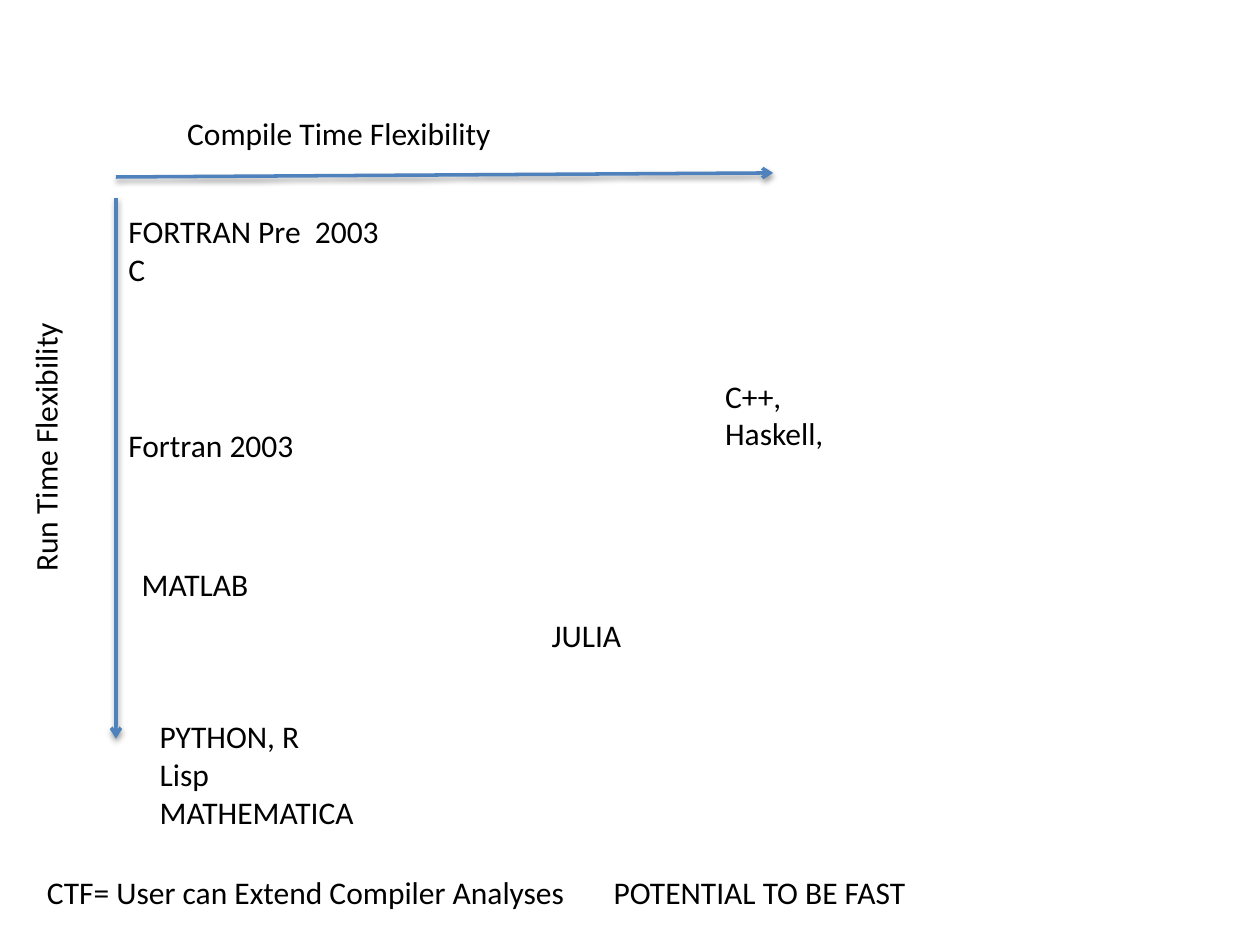
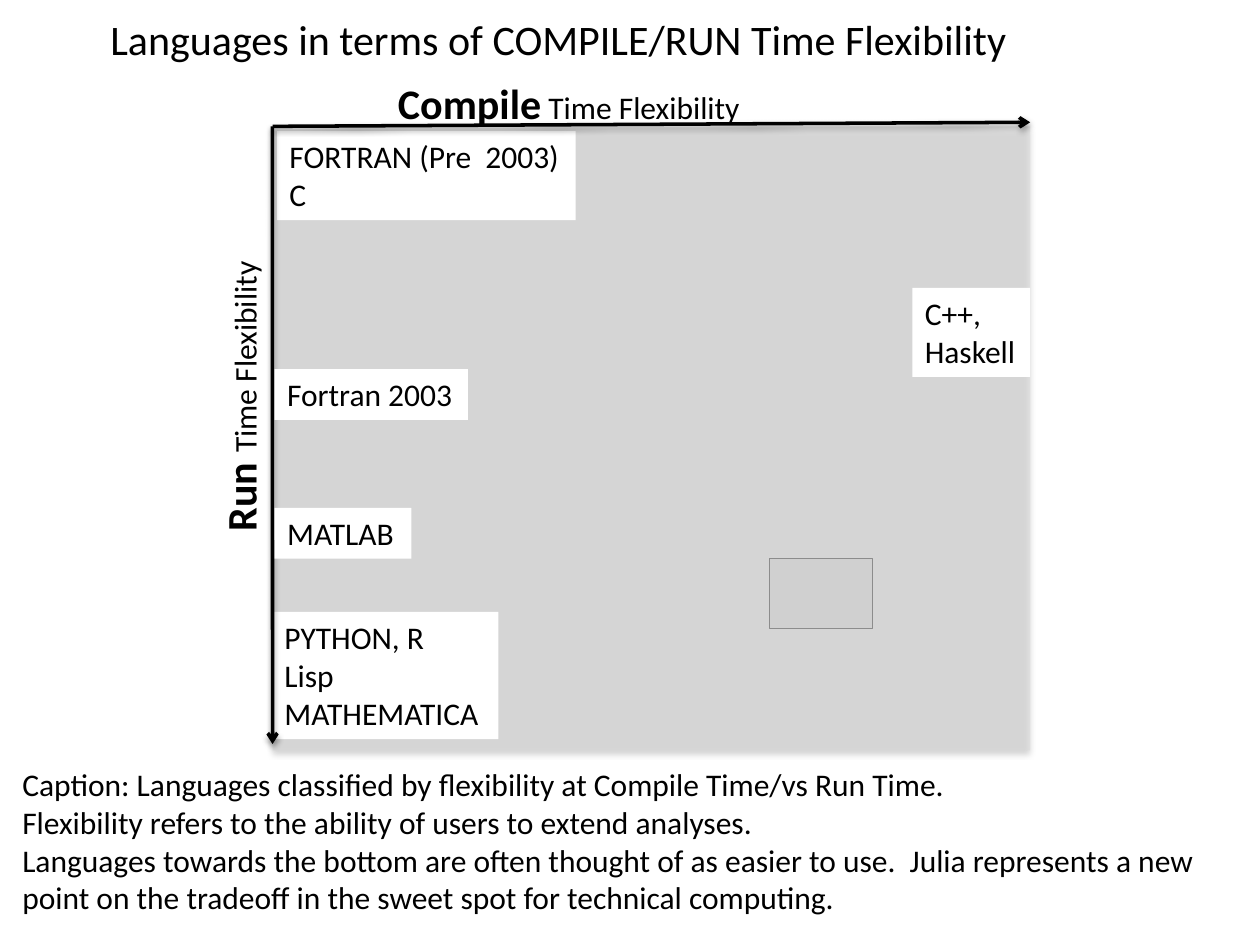
Before and after one commit to jiahao/julia-paper-arrays, a slide deck: slide 2 of array paper.pptx. Drawn at 1260x945 pixels with LibreOffice and Linux fonts; fonts in the diff are those of the drawing; grey boxes stand for pictures. Boxes give left, top, right and bottom in pixels: in the first picture for what was removed or moved away, otherwise in the second. Text is boxed around its words. In the diff, an @@ line names an element or a change of style, - is before the commit and + after.

Commit message:
Prettied up figures

```diff
--- a/array paper.pptx
+++ b/array paper.pptx
@@ text added at <box>110,25,1006,63</box>, 24 pt, text #000000 @@
+Languages in terms of COMPILE/RUN Time Flexibility
@@ text "Compile Time Flexibility": place and size @@
-text "Compile Time Flexibility" at <box>187,123,491,150</box>
+text "Compile Time Flexibility" at <box>398,89,740,129</box>
@@ text "Compile Time Flexibility" at <box>398,89,740,129</box>: size 18 to 24 pt, bold on in "Compile" @@
@@ arrow moved from (116, 198) - (116, 738) to (272, 126) - (272, 745) @@
@@ arrow (272, 126) - (272, 745): stroke #4F81BD 2 pt to #000000 2 pt @@
@@ arrow moved from (116, 178) - (774, 173) to (272, 126) - (1031, 122) @@
@@ arrow (272, 126) - (1031, 122): stroke #4F81BD 2 pt to #000000 2 pt @@
@@ rectangle added at <box>272,126,1029,750</box>, fill #D9D9D9 at 49% opacity @@
@@ rectangle "FORTRAN (Pre 2003)": place and size @@
-rectangle "FORTRAN (Pre 2003)" at <box>128,222,379,282</box>
+rectangle "FORTRAN (Pre 2003)" at <box>277,131,576,220</box>
@@ text in rectangle at <box>289,145,558,172</box>: text changed @@
-FORTRAN Pre 2003
+FORTRAN (Pre 2003)
@@ text "Run Time Flexibility": place and size @@
-text "Run Time Flexibility" at <box>28,335,66,569</box>
+text "Run Time Flexibility" at <box>217,274,268,529</box>
@@ text "Run Time Flexibility" at <box>217,274,268,529</box>: size 18 to 24 pt, bold on in "Run" @@
@@ fill none to #FFFFFF in 5 elements at <box>275,508,412,558</box>, <box>275,369,467,420</box>, <box>272,612,499,740</box>, <box>277,131,576,220</box>, <box>912,289,1031,378</box> @@
@@ rectangle "C++,": place and size @@
-rectangle "C++," at <box>725,387,823,449</box>
+rectangle "C++," at <box>912,289,1031,378</box>
@@ text in rectangle at <box>925,341,1015,364</box>: text changed @@
-Haskell,
+Haskell
@@ rectangle "Fortran 2003": place and size @@
-rectangle "Fortran 2003" at <box>128,436,294,458</box>
+rectangle "Fortran 2003" at <box>275,369,467,420</box>
@@ rectangle "MATLAB": place and size @@
-rectangle "MATLAB" at <box>142,575,249,596</box>
+rectangle "MATLAB" at <box>275,508,412,558</box>
@@ picture added at <box>770,559,873,630</box> @@
@@ rectangle "PYTHON, R": place and size @@
-rectangle "PYTHON, R" at <box>160,727,354,825</box>
+rectangle "PYTHON, R" at <box>272,612,499,740</box>
@@ text removed at <box>552,626,622,648</box> @@
-JULIA
@@ text at <box>22,774,1193,915</box>: text changed @@
-CTF= User can Extend Compiler Analyses POTENTIAL TO BE FAST
+Caption: Languages classified by flexibility at Compile Time/vs Run Time.
+Flexibility refers to the ability of users to extend analyses.
+Languages towards the bottom are often thought of as easier to use. Julia represents a new
+point on the tradeoff in the sweet spot for technical computing.
```
Also in this commit, not shown: 2 other slides changed, 2 slides removed.
